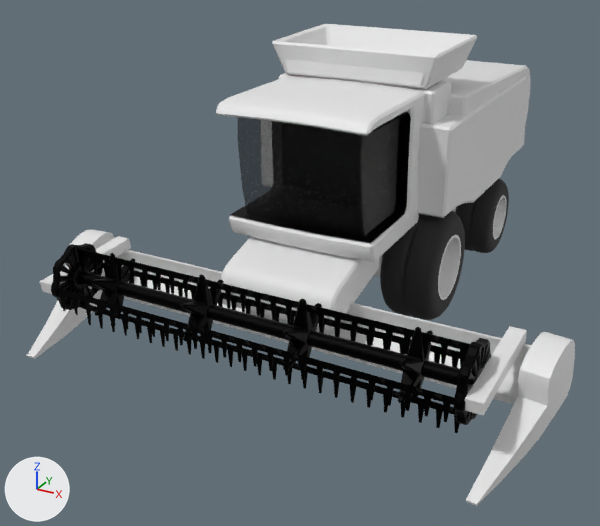
Renders of the FBX model Assets/Models/combine.fbx from each side of a commit.
Before and after are seen from a 50 mm camera at (5.25, -10.16, 3.71) aimed at (-0.6, 0.47, -1.61). The lights are fixed; the arrows at lower left show +X, +Y and +Z. Where no turn or scale is listed for an object, it has been applied to the vertices. Vertices at the same position are counted once.

The first picture shows 'back wheels', 'combine body', 'combine rake', 'cylinder', 'front wheels', 'glass', 'inner', 'rake', 'rake.001', 'rake.002', 'rake.003', 'spikes'.
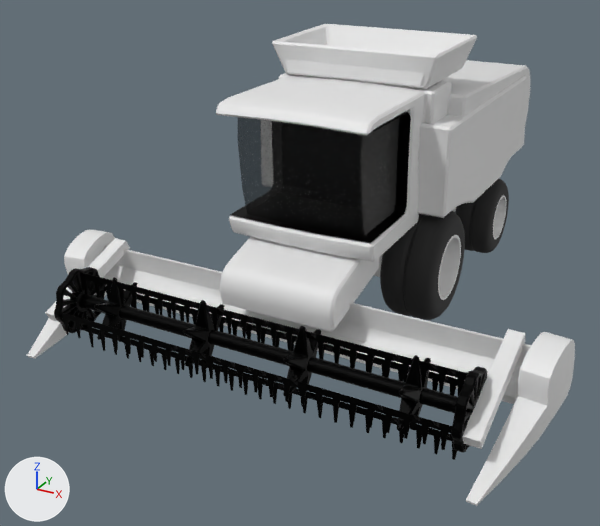
Pixel boxes (x1, y1, x2, y2) of what changed, in the pictures (600 x 526 px; the box of a moved part takes in the faces that stretch with it):
'cylinder', moved: before (51, 243, 491, 425); after (54, 267, 487, 453)
'rake', moved: before (58, 288, 454, 422); after (61, 312, 452, 450)
'rake.002', moved: before (77, 248, 470, 367); after (80, 272, 468, 395)
'spikes', moved: before (91, 253, 433, 403); after (94, 277, 431, 431)
'rake.001', moved: before (82, 303, 460, 433); after (84, 325, 457, 460)
'rake.003', moved: before (102, 262, 460, 368); after (104, 285, 458, 396)
part 1 of me_cube_007, moved or reshaped: before (465, 326, 527, 415); after (462, 329, 525, 449)
part 2 of me_cube_007, moved or reshaped: before (40, 236, 131, 294); after (45, 238, 130, 322)

The change in detail:
me_cube_007 has 148 vertices, 128 faces and spans x -3.88..3.88, y -1.74..0.59, z -0.66..0.6.
me_cube_007 is used by ob_combine_rake; location (0.0, -1.01, -1.82).
me_cube_007 part 1: the loose piece of 8 vertices spanning x 3.07..3.29, y -1.42..0.36, z 0.29..0.56 is turned 17.1 degrees about the x axis through its middle, then moved by (0.0, 0.0, -0.25).
me_cube_007 part 2: the loose piece of 8 vertices spanning x -3.29..-3.07, y -1.42..0.36, z 0.29..0.56 is turned 17.1 degrees about the x axis through its middle, then moved by (0.0, 0.0, -0.25).
Object 'rake' (ob_rake) moves from (2.87, -2.42, -1.45) to (2.87, -2.42, -1.83).
Object 'rake.003' (ob_rake_003) moves from (2.87, -1.49, -1.4) to (2.87, -1.49, -1.79).
Object 'rake.001' (ob_rake_001) moves from (2.87, -1.95, -1.89) to (2.87, -1.95, -2.27).
Object 'cylinder' (ob_cylinder) moves from (0.0, -1.94, -1.41) to (0.0, -1.94, -1.79).
Object 'spikes' (ob_spikes) moves from (2.3, -1.94, -1.41) to (2.3, -1.94, -1.79).
Object 'rake.002' (ob_rake_002) moves from (2.87, -1.95, -1.0) to (2.87, -1.95, -1.38).
